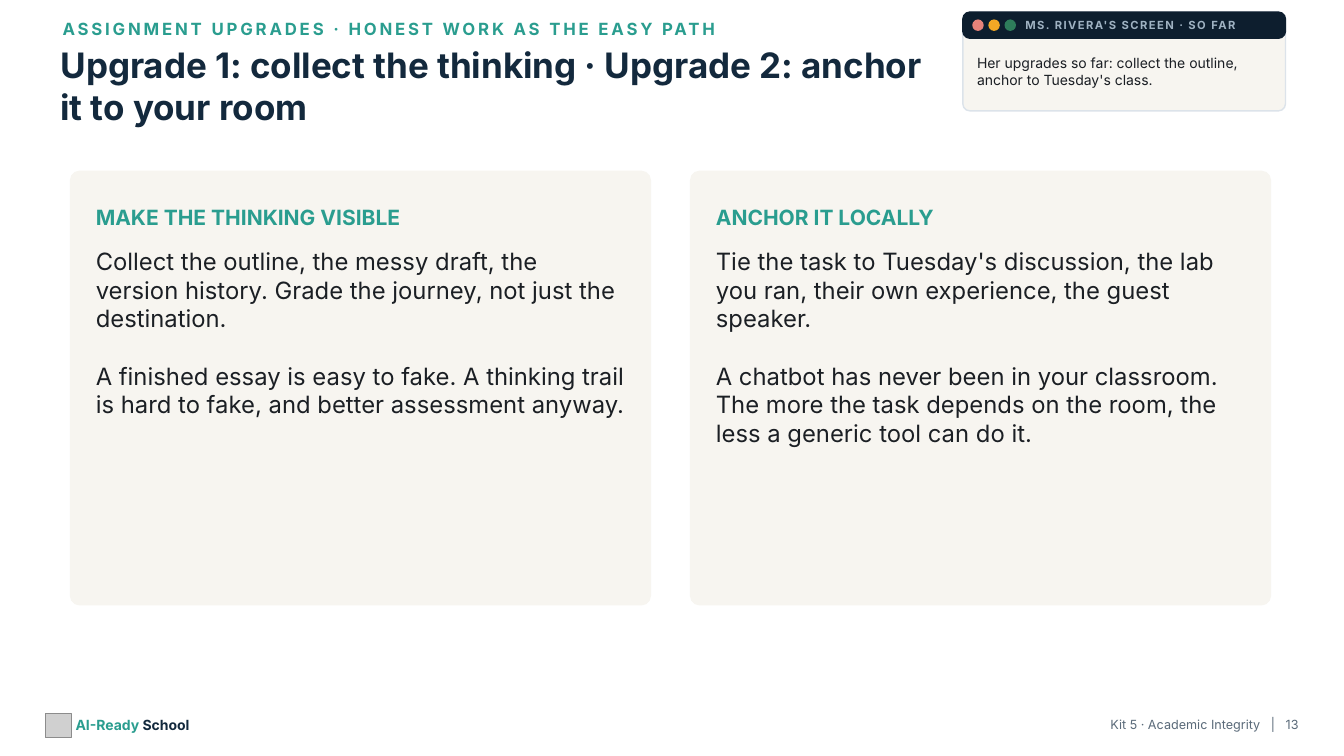
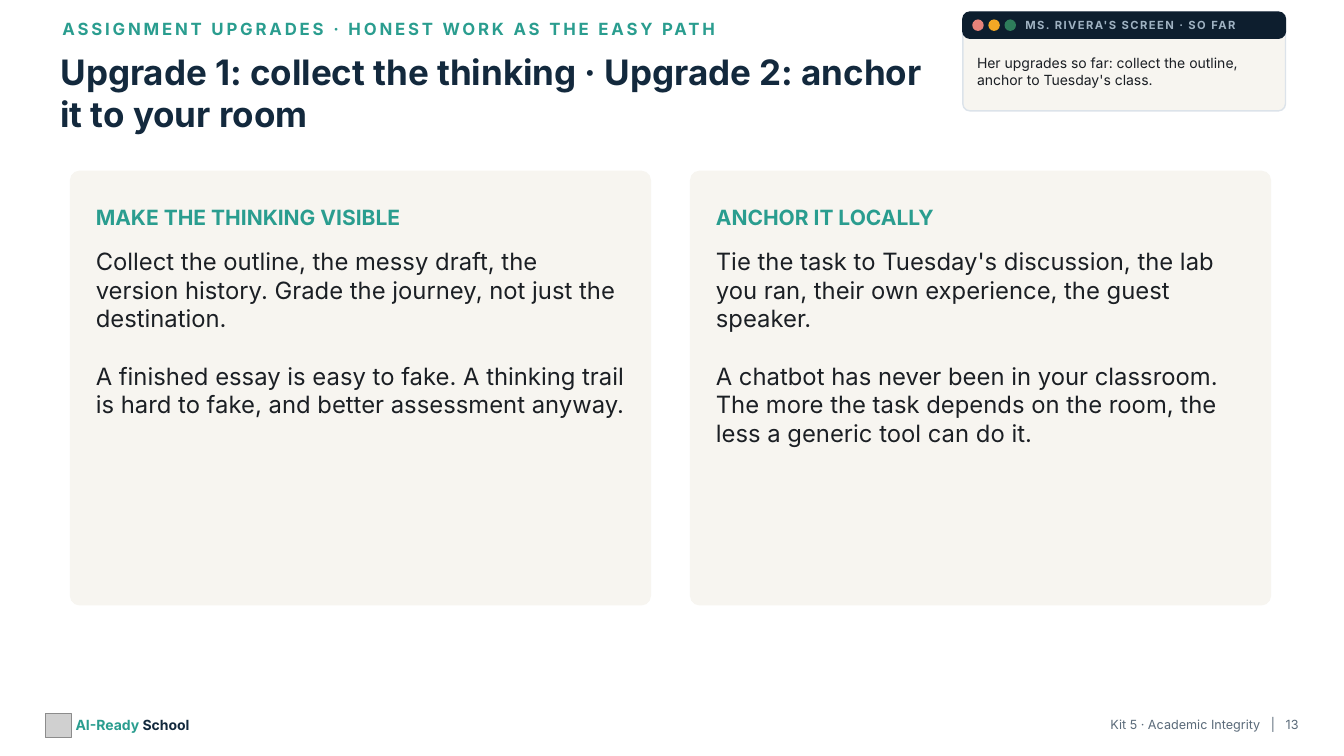
Before and after one commit to aspinozzi1/Ai-School-Ready, a slide deck: slide 13 of kits/kit05/Kit05_PresentationDeck.pptx. Drawn at 1344x756 pixels with LibreOffice and Linux fonts; fonts in the diff are those of the drawing; grey boxes stand for pictures. Boxes give left, top, right and bottom in pixels: in the first picture for what was removed or moved away, otherwise in the second. Text is boxed around its words. In the diff, an @@ line names an element or a change of style, - is before the commit and + after.

```diff
--- a/kits/kit05/Kit05_PresentationDeck.pptx
+++ b/kits/kit05/Kit05_PresentationDeck.pptx
@@ text "Upgrade 1: collect the thinking ...": place and size @@
-text "Upgrade 1: collect the thinking ..." at [60, 51, 922, 127]
+text "Upgrade 1: collect the thinking ..." at [60, 58, 922, 134]
@@ text "Upgrade 1: collect the thinking ..." at [60, 58, 922, 134]: vertical alignment middle to top @@
```
Also in this commit, not shown: 22 other slides changed, 20 other files.
